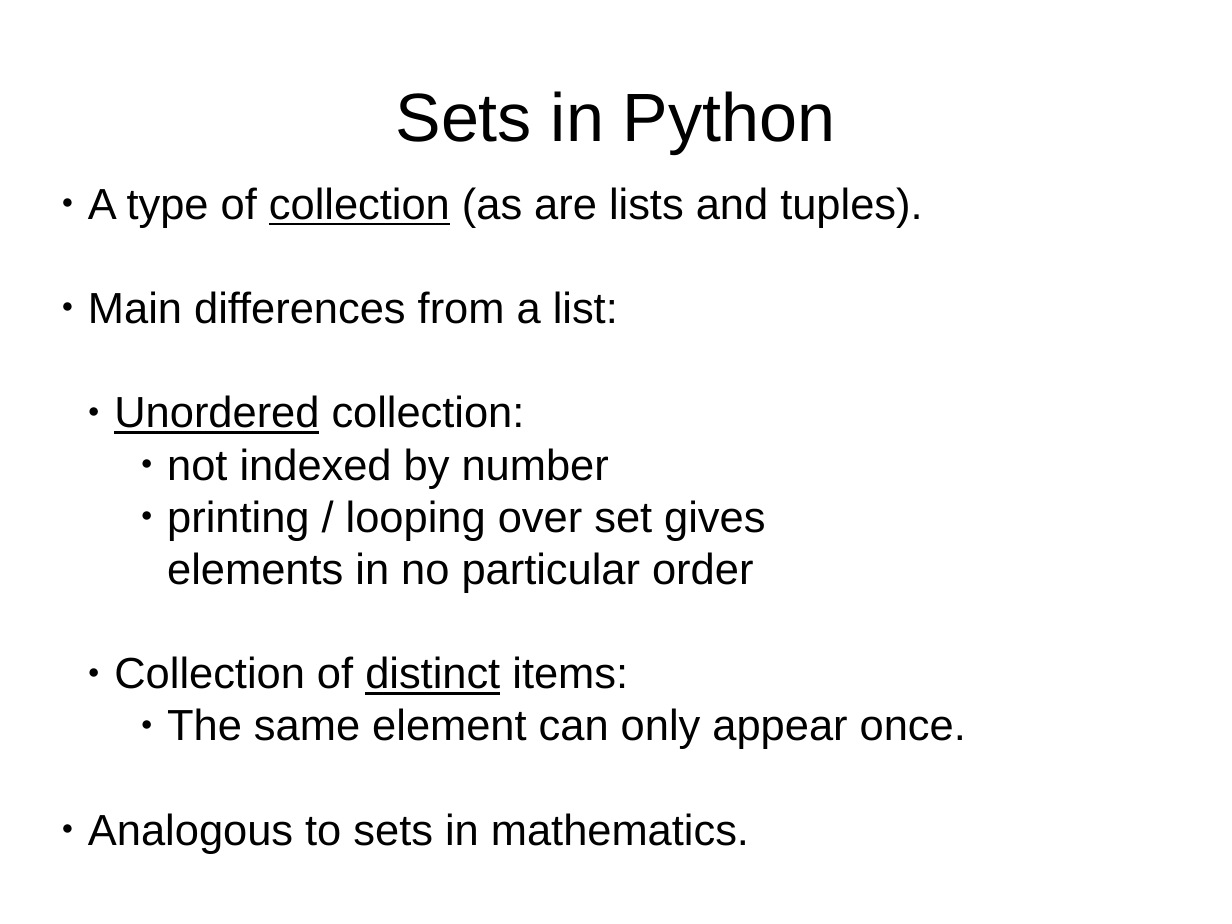
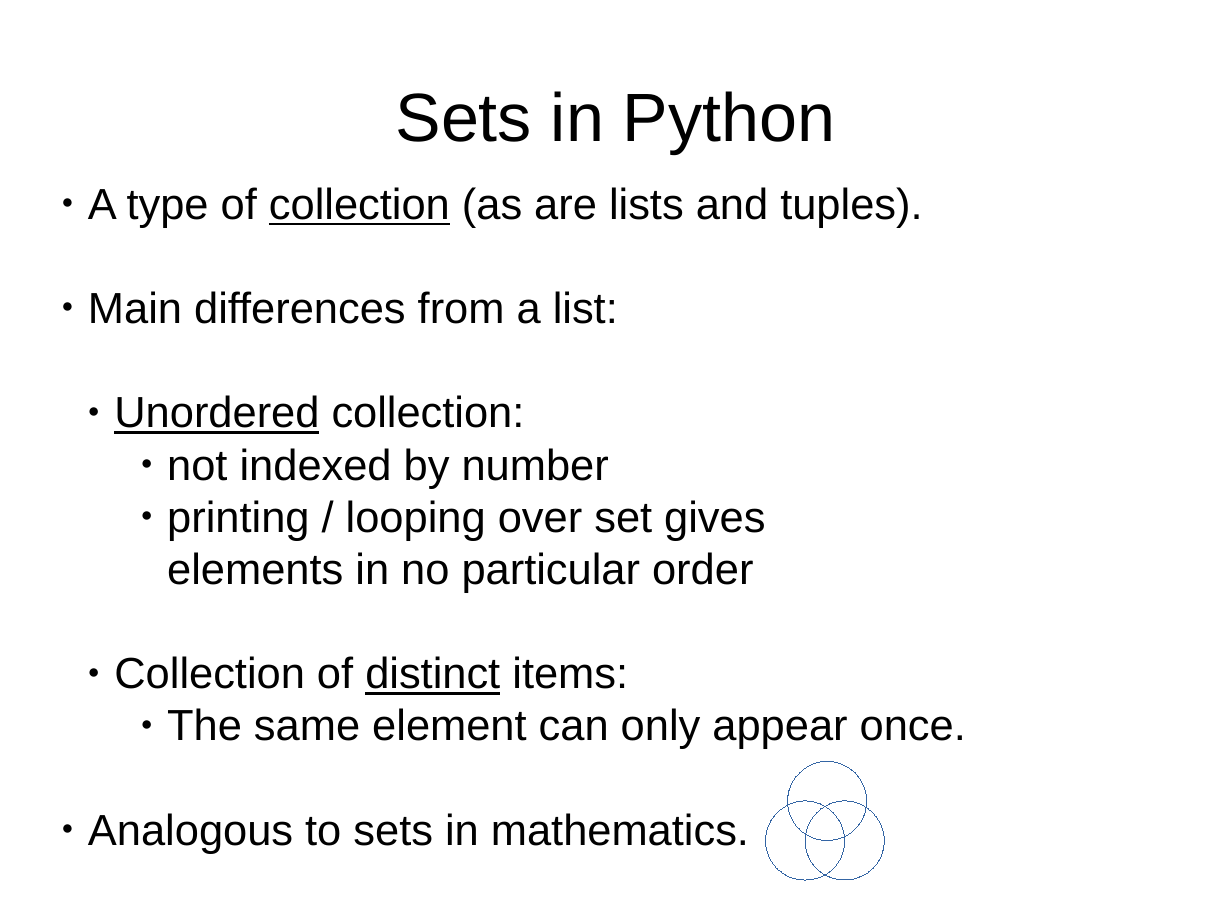
Before and after one commit to alaniwi/ncas-isc, a slide deck: slide 1 of python/presentations/learning_python/18_ceda-sets.odp. Drawn at 1232x924 pixels with LibreOffice and Linux fonts; fonts in the diff are those of the drawing. Boxes give left, top, right and bottom in pixels: in the first picture for what was removed or moved away, otherwise in the second. Text is boxed around its words. In the diff, an @@ line names an element or a change of style, - is before the commit and + after.

Commit message:
further changes to sets talk

```diff
--- a/python/presentations/learning_python/18_ceda-sets.odp
+++ b/python/presentations/learning_python/18_ceda-sets.odp
@@ ellipse added at [788, 761, 868, 841], outline #3465A4 0 pt @@
@@ ellipse added at [766, 802, 845, 881], outline #3465A4 0 pt @@
@@ ellipse added at [805, 802, 884, 881], outline #3465A4 0 pt @@
```
Also in this commit, not shown: 6 other slides changed, 1 other file.
